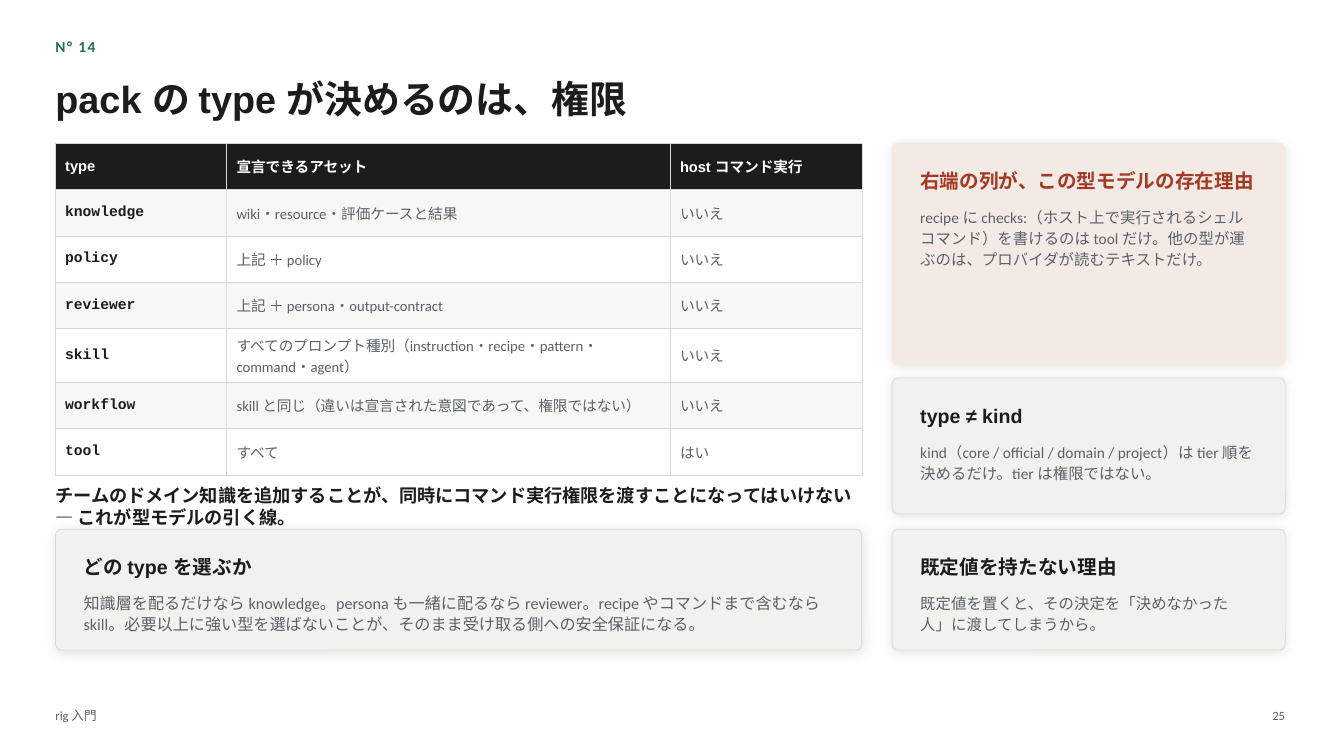
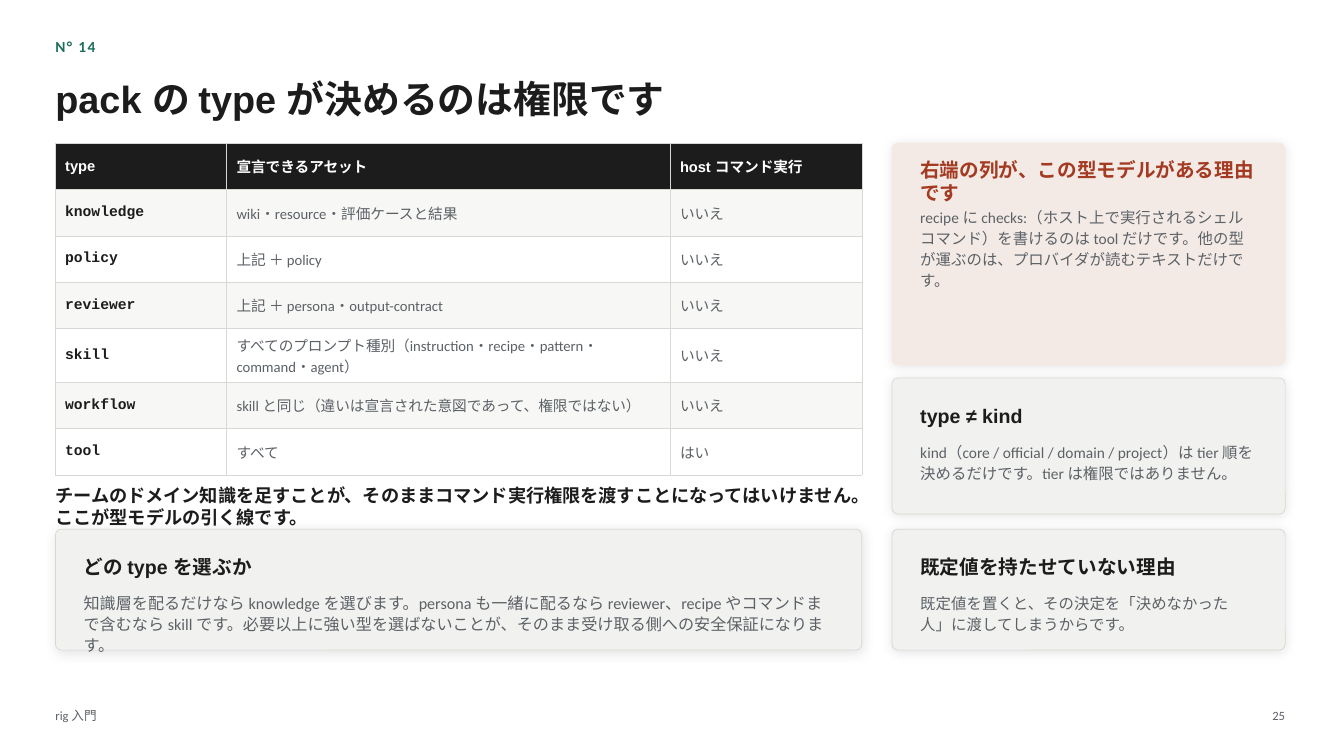
Before and after one commit to itoh-shun/rig, a slide deck: slide 25 of docs/onboarding/rig-intro.ja.pptx. Drawn at 1344x756 pixels with LibreOffice and Linux fonts; fonts in the diff are those of the drawing. Boxes give left, top, right and bottom in pixels: in the first picture for what was removed or moved away, otherwise in the second. Text is boxed around its words. In the diff, an @@ line names an element or a change of style, - is before the commit and + after.

```diff
--- a/docs/onboarding/rig-intro.ja.pptx
+++ b/docs/onboarding/rig-intro.ja.pptx
@@ text at [55, 80, 665, 121]: text changed @@
-pack の type が決めるのは、権限
+pack の type が決めるのは権限です
@@ text at [920, 160, 1254, 202]: text changed @@
-右端の列が、この型モデルの存在理由
+右端の列が、この型モデルがある理由です
@@ text at [920, 210, 1244, 287]: text changed @@
-recipe に checks:（ホスト上で実行されるシェルコマンド）を書けるのは tool だけ。他の型が運ぶのは、プロバイダが読むテキストだけ。
+recipe に checks:（ホスト上で実行されるシェルコマンド）を書けるのは tool だけです。他の型が運ぶのは、プロバイダが読むテキストだけです。
@@ text at [920, 445, 1253, 480]: text changed @@
-kind（core / official / domain / project）は tier 順を決めるだけ。tier は権限ではない。
+kind（core / official / domain / project）は tier 順を決めるだけです。tier は権限ではありません。
@@ text at [55, 486, 869, 526]: text changed @@
-チームのドメイン知識を追加することが、同時にコマンド実行権限を渡すことになってはいけない — これが型モデルの引く線。
+チームのドメイン知識を足すことが、そのままコマンド実行権限を渡すことになってはいけません。ここが型モデルの引く線です。
@@ text at [920, 557, 1175, 576]: text changed @@
-既定値を持たない理由
+既定値を持たせていない理由
@@ text at [84, 595, 823, 632]: text changed @@
-知識層を配るだけなら knowledge。persona も一緒に配るなら reviewer。recipe やコマンドまで含むなら skill。必要以上に強い型を選ばないことが、そのまま受け取る側への安全保証になる。
+知識層を配るだけなら knowledge を選びます。persona も一緒に配るなら reviewer、recipe やコマンドまで含むなら skill です。必要以上に強い型を選ばないことが、そのまま受け取る側への安全保証になります。
@@ text at [920, 596, 1228, 632]: text changed @@
-既定値を置くと、その決定を「決めなかった人」に渡してしまうから。
+既定値を置くと、その決定を「決めなかった人」に渡してしまうからです。
```
Also in this commit, not shown: 30 other slides changed, 4 other files.
